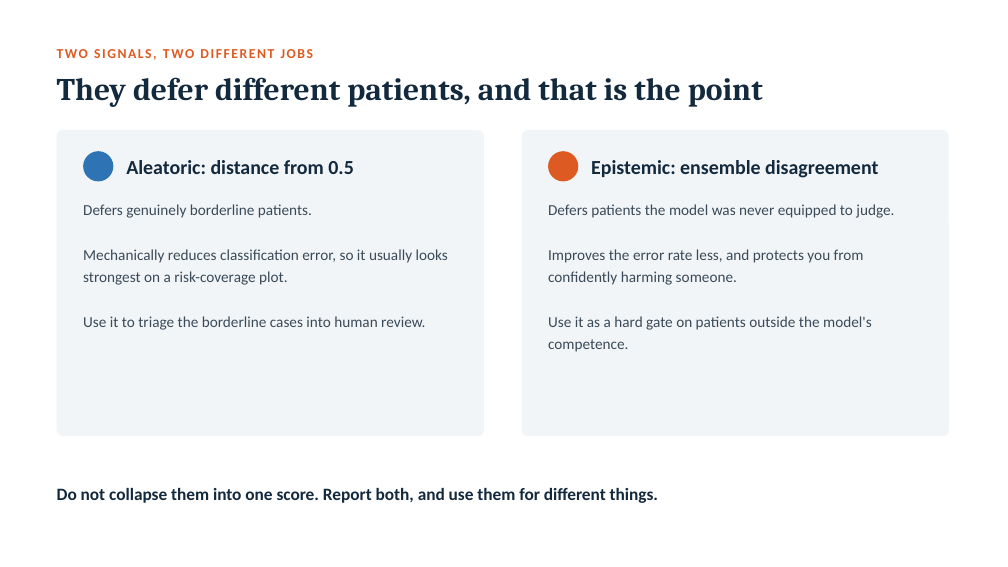
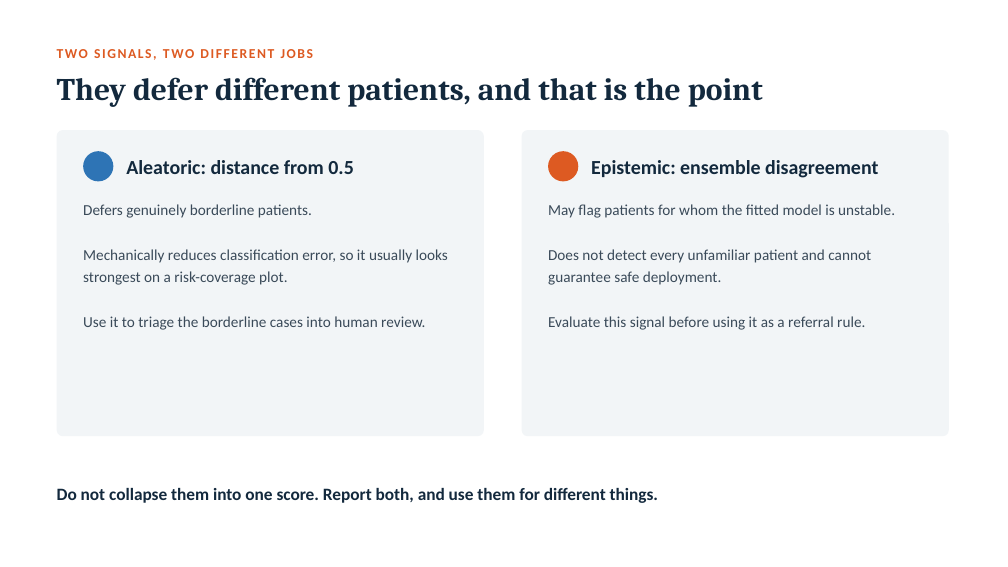
Before and after one commit to vafaei-ar/ai-uncertainty-2026-healthcare, a slide deck: slide 14 of slides/lecture2_deciding_under_uncertainty.pptx. Drawn at 1008x567 pixels with LibreOffice and Linux fonts; fonts in the diff are those of the drawing. Boxes give left, top, right and bottom in pixels: in the first picture for what was removed or moved away, otherwise in the second. Text is boxed around its words. In the diff, an @@ line names an element or a change of style, - is before the commit and + after.

```diff
--- a/slides/lecture2_deciding_under_uncertainty.pptx
+++ b/slides/lecture2_deciding_under_uncertainty.pptx
@@ text at (548,204,895,330): text changed @@
-Defers patients the model was never equipped to judge.
-Improves the error rate less, and protects you from confidently harming someone.
-Use it as a hard gate on patients outside the model's competence.
+May flag patients for whom the fitted model is unstable.
+Does not detect every unfamiliar patient and cannot guarantee safe deployment.
+Evaluate this signal before using it as a referral rule.
```
Also in this commit, not shown: 7 other slides changed, 25 other files.
